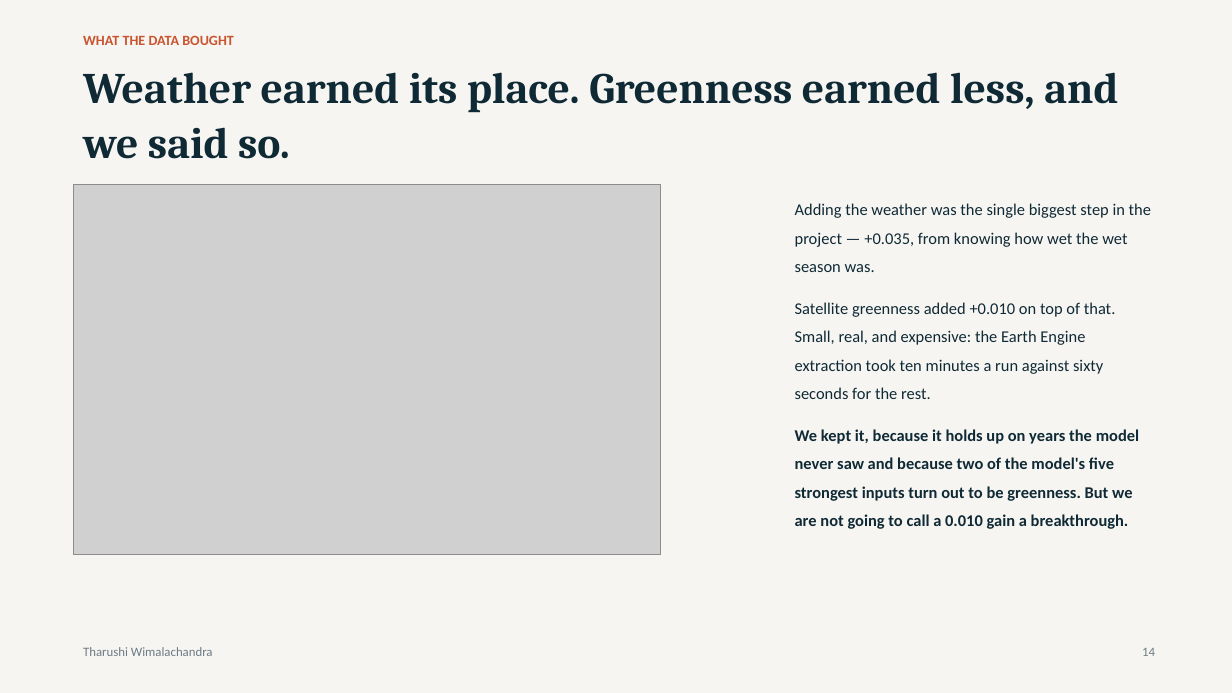
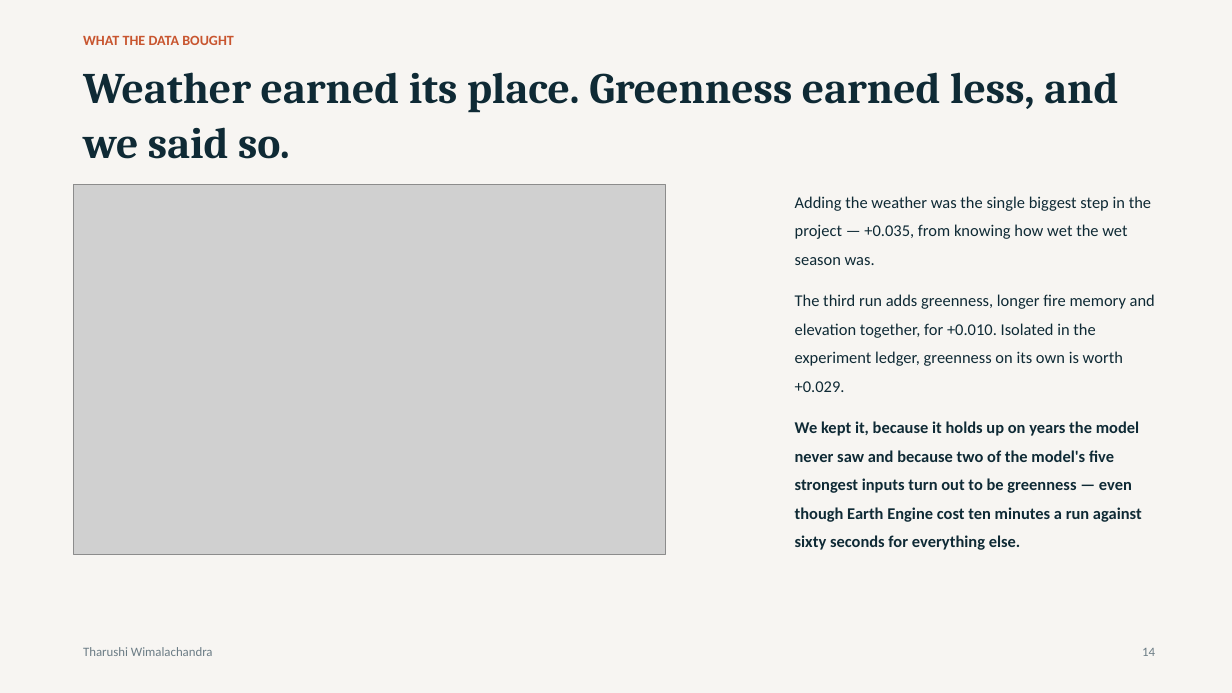
Before and after one commit to harshrastogii/PYRANTIS, a slide deck: slide 14 of reports/PYRANTIS_presentation.pptx. Drawn at 1232x693 pixels with LibreOffice and Linux fonts; fonts in the diff are those of the drawing; grey boxes stand for pictures. Boxes give left, top, right and bottom in pixels: in the first picture for what was removed or moved away, otherwise in the second. Text is boxed around its words. In the diff, an @@ line names an element or a change of style, - is before the commit and + after.

```diff
--- a/reports/PYRANTIS_presentation.pptx
+++ b/reports/PYRANTIS_presentation.pptx
@@ picture: place and size @@
-picture at box(74, 185, 661, 555)
+picture at box(74, 185, 666, 555)
@@ text "Adding the weather was the ...": place and size @@
-text "Adding the weather was the ..." at box(795, 203, 1151, 529)
+text "Adding the weather was the ..." at box(795, 196, 1155, 550)
@@ text at box(795, 294, 1155, 550): text changed @@
-Satellite greenness added +0.010 on top of that. Small, real, and expensive: the Earth Engine extraction took ten minutes a run against sixty seconds for the rest.
-We kept it, because it holds up on years the model never saw and because two of the model's five strongest inputs turn out to be greenness. But we are not going to call a 0.010 gain a breakthrough.
+The third run adds greenness, longer fire memory and elevation together, for +0.010. Isolated in the experiment ledger, greenness on its own is worth +0.029.
+We kept it, because it holds up on years the model never saw and because two of the model's five strongest inputs turn out to be greenness — even though Earth Engine cost ten minutes a run against sixty seconds for everything else.
```
Also in this commit, not shown: 2 other slides changed, 8 other files.
